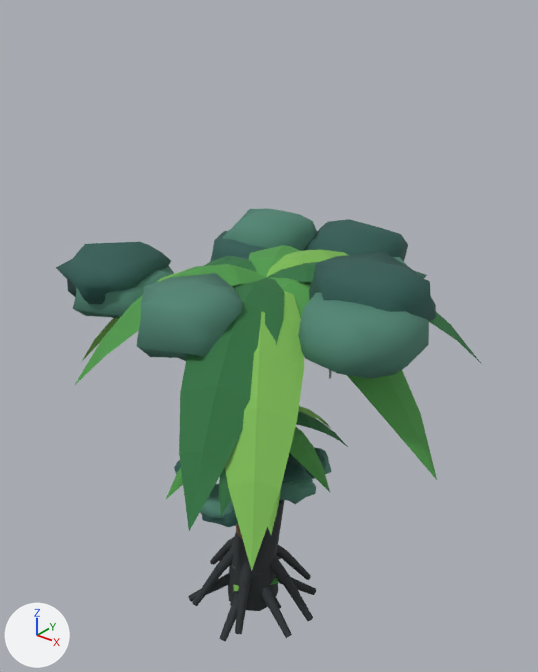
The glTF model client/public/models/palms.glb, before and after one commit.
Rendered twice from a 50 mm lens placed at (4.2, -4.94, 6.42), pointed at (0.08, 0.2, 3.23). The axes (+X, +Y, +Z) are drawn at lower left. The lights are the same throughout. The first picture is the older version.

Names of what the first picture shows: 'Tree_ironwood_mature', 'Tree_ironwood_sapling', 'Tree_ironwood_stump', 'Tree_palm_mature', 'Tree_palm_sapling' and 1 more.
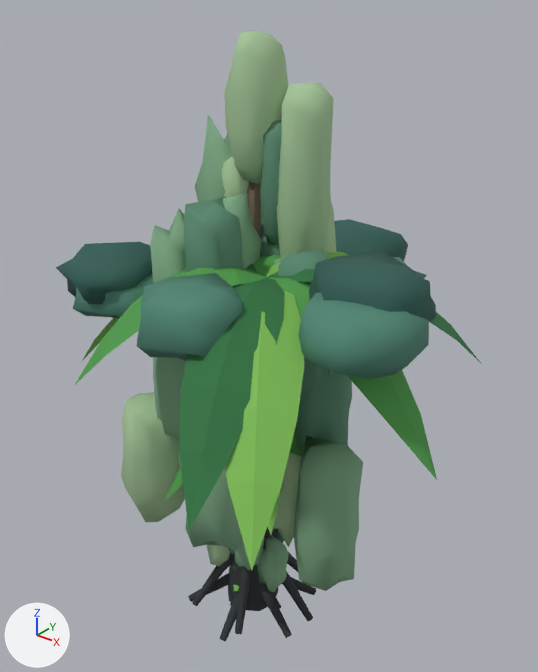
Pixel boxes [x1, y1, x2, y2] of what changed, in the pictures (538 x 672 px):
```json
{"object": "Tree_sea_pine_mature", "change": "added", "after": [121, 30, 363, 591], "on screen": "green", "faces in mat_pt_palmleaf": [121, 30, 363, 591], "faces in mat_pt_palmbark": [247, 181, 261, 237]}
{"object": "Tree_sea_pine_sapling", "change": "added", "after": [207, 531, 289, 592], "on screen": "green"}
{"object": "Tree_ironwood_sapling", "change": "unchanged, covered by the edit", "before": [174, 447, 332, 609], "after": [230, 594, 281, 609]}
{"object": "Tree_palm_sapling", "change": "unchanged, covered by the edit", "before": [166, 406, 348, 534], "after": [166, 427, 303, 534]}
```

Edits to the scene script, one JSON object a line:
```json
{"op": "add", "block": "me_tree_sea_pine_saplingmesh", "code": ["me_tree_sea_pine_saplingmesh = bpy.data.meshes.new('Tree_sea_pine_saplingMesh')", "me_tree_sea_pine_saplingmesh.from_pydata(...)  # 1806 vertices, 3426 faces; spans x -0.52..0.48, y -0.45..0.51, z 0.0..2.56", "# faces by material slot: [294, 3132]", "me_tree_sea_pine_saplingmesh.materials.append(mat_pt_palmbark)", "me_tree_sea_pine_saplingmesh.materials.append(mat_pt_palmleaf)"]}
{"op": "add", "block": "me_tree_sea_pine_maturemesh", "code": ["me_tree_sea_pine_maturemesh = bpy.data.meshes.new('Tree_sea_pine_matureMesh')", "me_tree_sea_pine_maturemesh.from_pydata(...)  # 1806 vertices, 3426 faces; spans x -1.15..1.33, y -1.06..1.12, z 0.0..6.0", "# faces by material slot: [294, 3132]", "me_tree_sea_pine_maturemesh.materials.append(mat_pt_palmbark)", "me_tree_sea_pine_maturemesh.materials.append(mat_pt_palmleaf)"]}
{"op": "add", "block": "ob_tree_sea_pine_sapling", "code": ["ob_tree_sea_pine_sapling = bpy.data.objects.new('Tree_sea_pine_sapling', me_tree_sea_pine_saplingmesh)", "ob_tree_sea_pine_sapling.location = (0.0, 0.0, 0.0)"]}
{"op": "add", "block": "ob_tree_sea_pine_mature", "code": ["ob_tree_sea_pine_mature = bpy.data.objects.new('Tree_sea_pine_mature', me_tree_sea_pine_maturemesh)", "ob_tree_sea_pine_mature.location = (0.0, 0.0, 0.0)"]}
```
